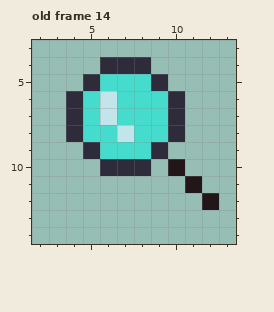
File history of a pixel-art file, Project Games/Project Mini Farm Simulator/Aseprite/16 16 Icons.aseprite. Above is the file before it was changed.
16x16 pixels, 32 frames. Shown: old frame 14: x 2..13, y 3..14.
The same view after the edit:
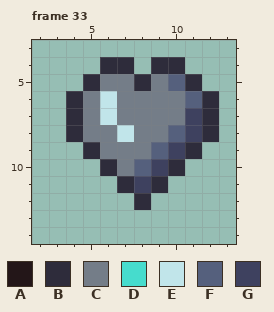
Palette (. is transparent): A #231618  B #2e2c3b  C #747d88  D #46dccd  E #c1e5ea  F #55607d  G #3e415f
A new or re-ordered frame is compared with the old frame closest to it.
What changed:
frames 32 -> 33
Changed rows in their new state; - is an unchanged pixel.
Frame 33 is new; against old frame 14:
first column x 5:
 4 ---.BB--
 5 -CCBCFB-
 6 C-CCCCFB
 7 C-CCCCGB
 8 CC-CCFGB
 9 -CCCFGB-
10 --CFGB--
11 --BGB-.-
12 ---B---.
